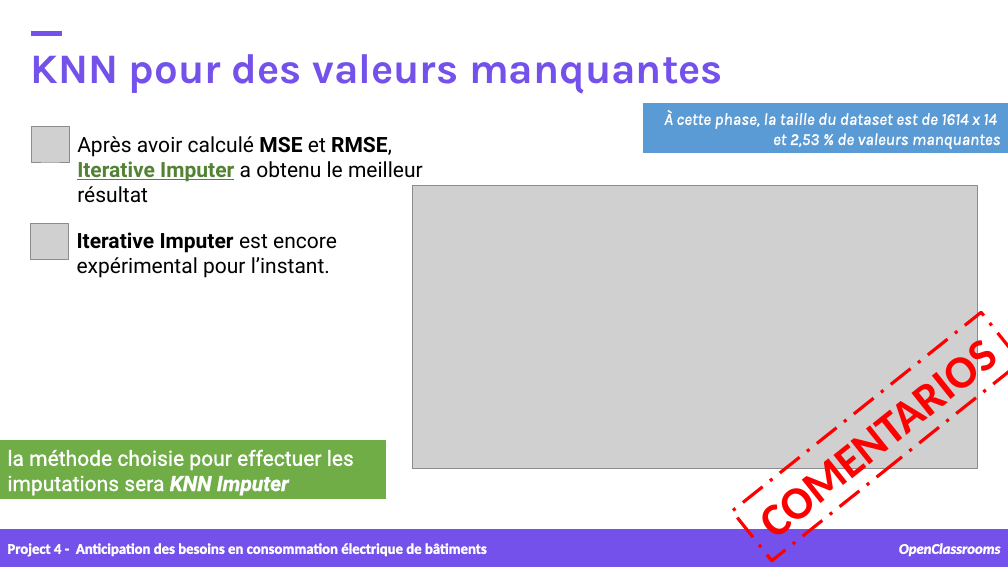
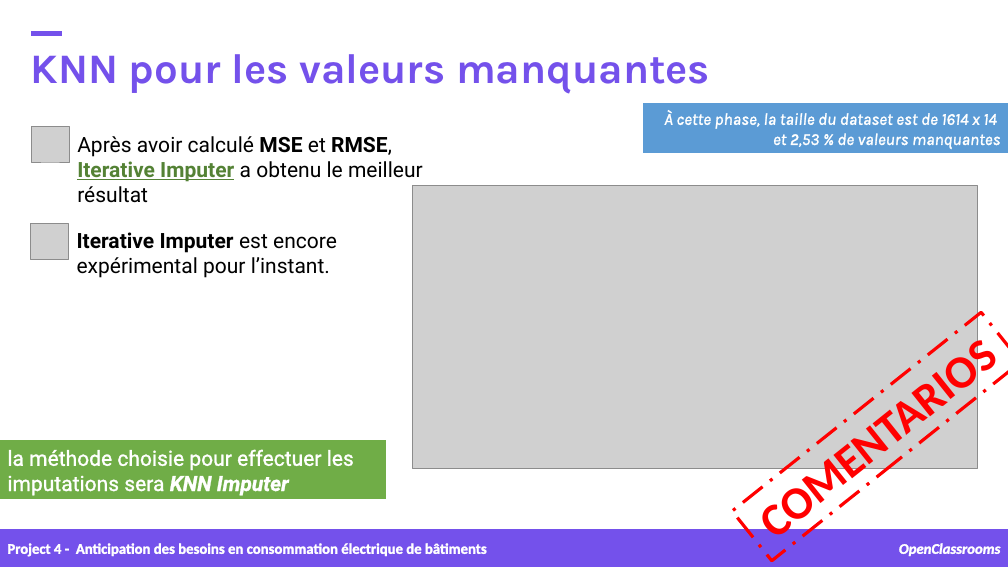
Before and after one commit to samirhinojosa/OC-P4-consumption-needs-of-buildings, a slide deck: slide 14 of supports/P4_presentation v1.pptx. Drawn at 1008x567 pixels with LibreOffice and Linux fonts; fonts in the diff are those of the drawing; grey boxes stand for pictures; background and template pictures are left out. Boxes give left, top, right and bottom in pixels: in the first picture for what was removed or moved away, otherwise in the second. Text is boxed around its words. In the diff, an @@ line names an element or a change of style, - is before the commit and + after.

```diff
--- a/supports/P4_presentation v1.pptx
+++ b/supports/P4_presentation v1.pptx
@@ text at [31,54,710,94]: text changed @@
-KNN pour des valeurs manquantes
+KNN pour les valeurs manquantes
```
Also in this commit, not shown: 11 other slides changed, 2 slides added, 2 slides removed, 42 other files.
